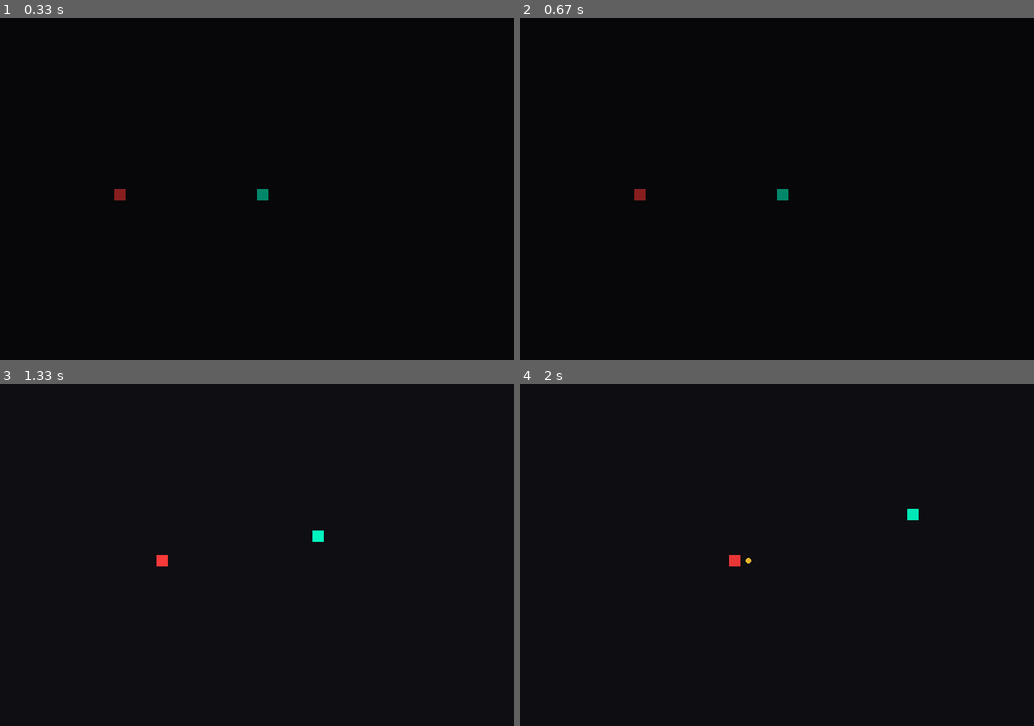
Above: before the commit, frames 1-4 (two rows, left to right).
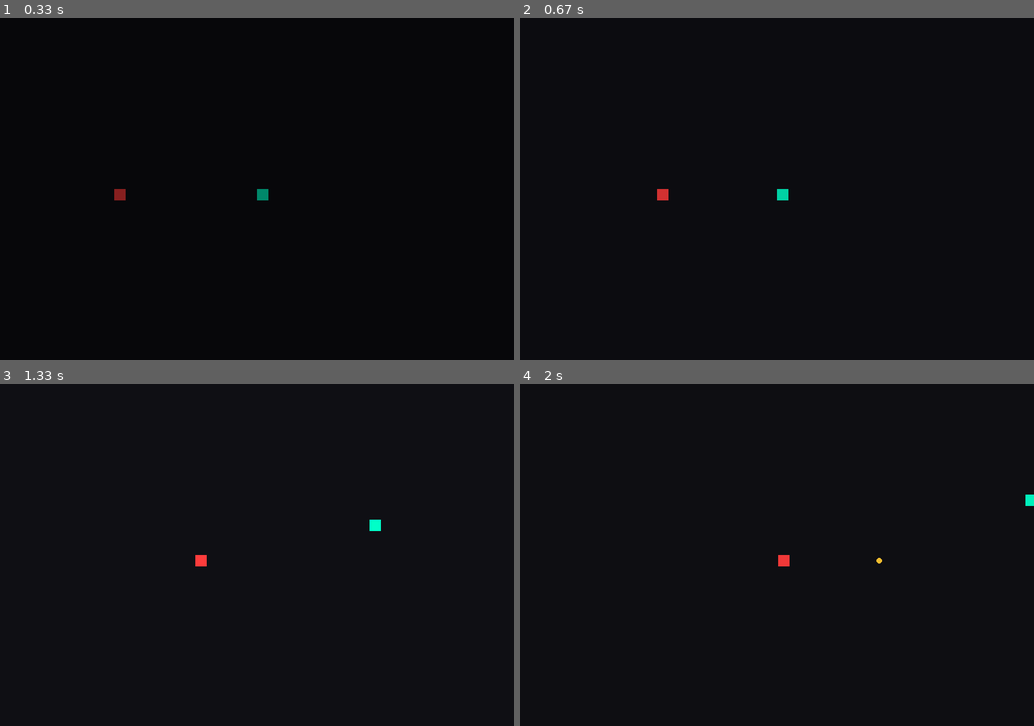
Above: after the commit, the same moments.

Repository: Abhishek-patni/Pygame
Game: pygame game, started from Game_one/time_breaker/main.py
Same seed, same stepped clock (60 frames per second), same inputs: the game is played once before the commit and once after it.
Inputs:
- Up to frame 1 (0.33 s): no input
- Up to frame 2 (0.67 s): tap Space at 0.33 s
- Up to frame 3 (1.33 s): hold D 0.67-1.13 s; tap Space at 0.73, 1.03, 1.23 s; hold W from 1.17 s (still down)
- Up to frame 4 (2 s): release W at 1.47 s; hold D 1.5-1.97 s; tap Space at 1.57, 1.87 s

Frame 1 is identical in both runs. In frame 2, 0.2% of the frame differs, in the area x 22-53%, y 50-54%; in frame 3, 0.3%; in frame 4, 0.3%, in the area x 40-100%, y 32-54%.

Commit message:
Added Dash

Diff:
--- a/Game_one/time_breaker/clock.py
+++ b/Game_one/time_breaker/clock.py
@@ -2,19 +2,31 @@
 
 class TimeController:
     def __init__(self):
+        # Current time multiplier (what is actually used)
         self.current_scale = 0.0
+
+        # Desired time multiplier (where we want to go)
         self.target_scale = 0.0
-        self.speed = 6.0  # how fast time transitions
+
+        # How fast current_scale moves toward target_scale
+        self.speed = 6.0
 
     def update(self, real_dt):
-        # Smoothly move current_scale toward target_scale
+        # Smoothly interpolate toward target_scale
         diff = self.target_scale - self.current_scale
         self.current_scale += diff * min(1, self.speed * real_dt)
 
+        # Return scaled time
         return real_dt * self.current_scale
 
     def freeze(self):
+        # Freeze time
         self.target_scale = 0.0
 
     def normal(self):
+        # Normal time flow
         self.target_scale = 1.0
+
+    def surge(self):
+        # Dash surge (time moves faster)
+        self.target_scale = 1.8
--- a/Game_one/time_breaker/game.py
+++ b/Game_one/time_breaker/game.py
@@ -57,10 +57,13 @@
 
     def update(self, real_dt):
         # Decide if time should flow based on player intent
-        if self.player.is_moving():
-            self.time.normal()   # Allow time to flow
+        # Decide how time should behave
+        if self.player.dashing:
+            self.time.surge()        # Dash → time surge
+        elif self.player.is_moving():
+            self.time.normal()       # Movement → normal time
         else:
-            self.time.freeze()   # Freeze time
+            self.time.freeze()       # Still → freeze time
 
         # Convert real time into game-controlled time
         game_dt = self.time.update(real_dt)
--- a/Game_one/time_breaker/player/player.py
+++ b/Game_one/time_breaker/player/player.py
@@ -9,10 +9,33 @@
         self.pos = pygame.Vector2(x, y)
         self.size = 20
         self.speed = 300
+        # Dash properties
+        self.dashing = False          # Is player currently dashing?
+        self.dash_time = 0.0          # Time spent in dash
+        self.dash_duration = 0.15     # Dash lasts 0.15 seconds
+        self.dash_cooldown = 0.5      # Cooldown before next dash
+        self.cooldown_timer = 0.0     # Time since last dash
+        self.base_speed = self.speed # Store normal speed
+
     # Update the value
-
     def update(self, dt):
         keys = pygame.key.get_pressed()
+        # Update dash cooldown timer
+        if self.cooldown_timer > 0:
+            self.cooldown_timer -= dt
+        # Start dash if SPACE is pressed and cooldown is ready
+        if keys[pygame.K_SPACE] and self.cooldown_timer <= 0 and not self.dashing:
+            self.dashing = True                 # Enter dash state
+            self.dash_time = 0.0                # Reset dash timer
+            self.speed = self.base_speed * 3    # Increase movement speed
+            self.cooldown_timer = self.dash_cooldown
+        # If currently dashing
+        if self.dashing:
+            self.dash_time += dt
+            if self.dash_time >= self.dash_duration:
+                self.dashing = False             # End dash
+                self.speed = self.base_speed     # Restore normal speed
+        # Normal movement logic
         direction = pygame.Vector2(
             keys[pygame.K_d] - keys[pygame.K_a],
             keys[pygame.K_s] - keys[pygame.K_w]
